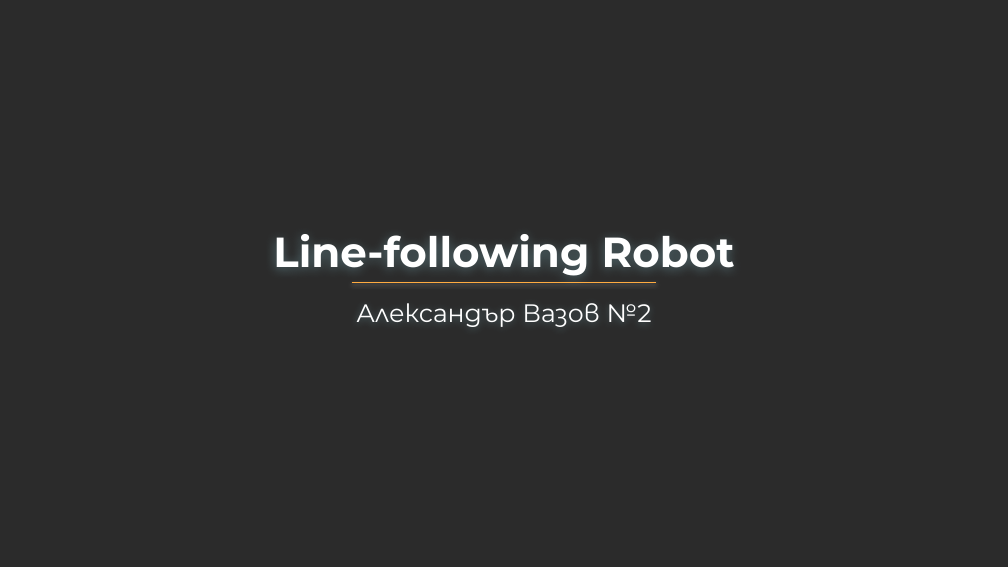
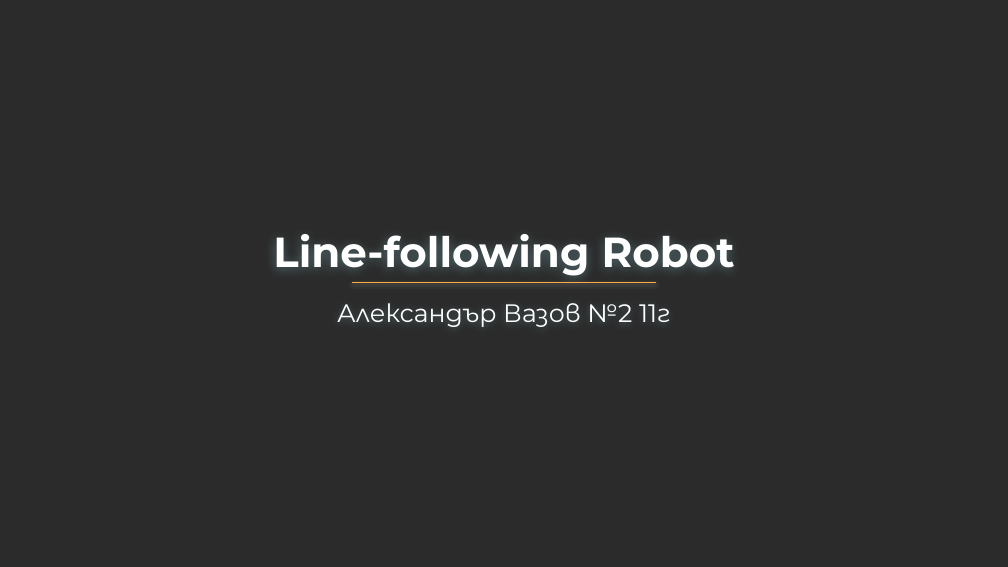
Before and after one commit to AlexanderVazov/line-tracking-robot, a slide deck: slide 1 of docs/Line-following Robot.pptx. Drawn at 1008x567 pixels with LibreOffice and Linux fonts; fonts in the diff are those of the drawing; background and template pictures are left out; a plain dark background stands for a picture behind light text. Boxes give left, top, right and bottom in pixels: in the first picture for what was removed or moved away, otherwise in the second. Text is boxed around its words. In the diff, an @@ line names an element or a change of style, - is before the commit and + after.

```diff
--- a/docs/Line-following Robot.pptx
+++ b/docs/Line-following Robot.pptx
@@ title at [337,303,671,327]: text changed @@
-Александър Вазов №2
+Александър Вазов №2 11г
```
Also in this commit, not shown: 1 other slide changed, 2 other files.
